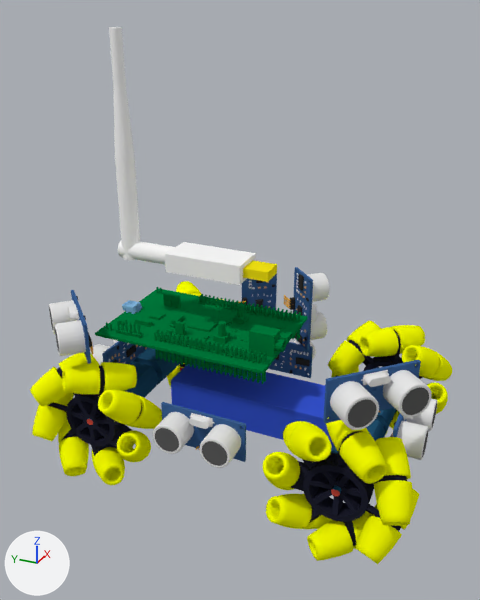
One commit to the Blender file model/dalek.blend: the scene before it, then after it.
The view is the same before and after, from a 50 mm camera at (-285.2, -123.5, 201.1) aimed at (-7.4, 1.6, 62.2). Every picture has the same lights, and +X, +Y and +Z are marked at lower left.

In view in the first picture: 'HC-SR04_sensor', 'HC-SR04_sensor.003', 'HC-SR04_sensor.005', 'HC-SR04_sensor.006', 'HC-SR04_sensor.007', 'HC-SR04_sensor.008', 'Lipo2s', 'mecaunum_wheel.000', 'mecaunum_wheel.004', 'mecaunum_wheel.005', 'stm32f4_board', 'tenda_u311w'.
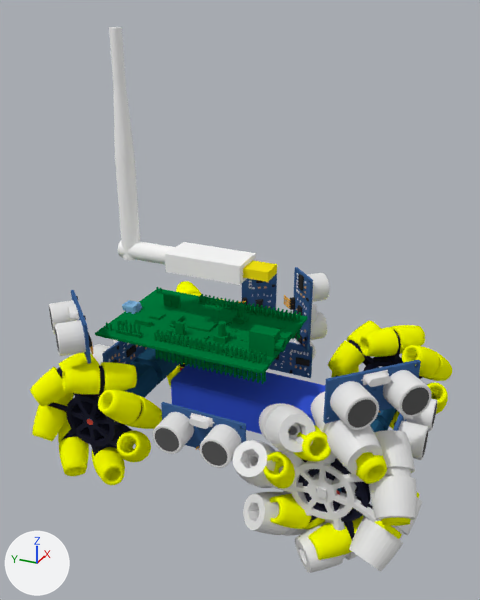
Where the change shows, as pixel boxes [x1, y1, x2, y2] in the pictures (480 x 600 px):
'Wheels On Hub Only', added
    after: [233, 391, 422, 573]
'mecaunum_wheel.005', unchanged, covered by the edit
    before: [263, 417, 419, 564]
    after: [263, 425, 419, 560]

What changed in the scene script:
```text
Add me_wheels_on_hub_only:
    me_wheels_on_hub_only.from_pydata(...)  # 8728 vertices, 17520 faces; spans x -42.1..42.1, y -41.9..41.9, z -18.2..18.2
Add ob_wheels_on_hub_only:
    ob_wheels_on_hub_only = bpy.data.objects.new('Wheels On Hub Only', me_wheels_on_hub_only)
    ob_wheels_on_hub_only.location = (-50.0, -60.0, 0.0)
    ob_wheels_on_hub_only.rotation_euler = (0.0, 1.571, 0.0)  # degrees (0, 90, 0)
```
